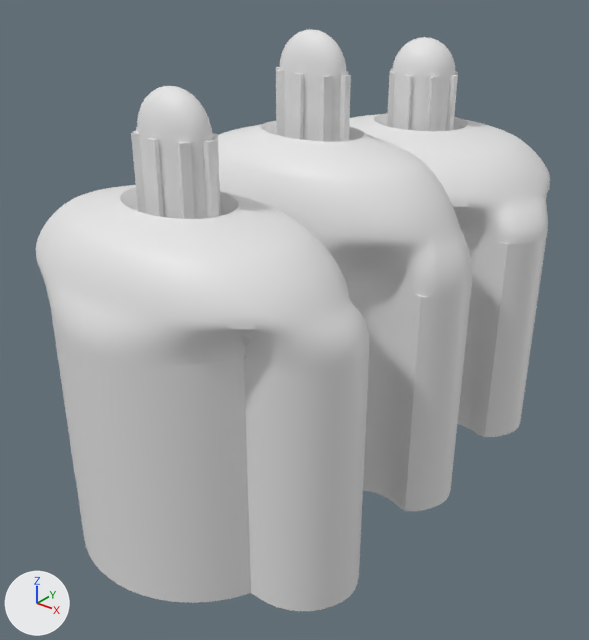
One commit to the glTF model models/grammar/grammar_41.glb: the scene before it, then after it.
Before and after are seen from a camera (50 mm lens) standing at (2.93, -4.06, 3.27) and looking at (-0.06, -0.31, 0.94). Arrows for +X, +Y and +Z are at lower left; the lights stay in place. The older version comes first. Where no turn or scale is listed for an object, it has been applied to the vertices.

Script lines for the objects in view, before the commit:
```python
me_cupola_0 = bpy.data.meshes.new('cupola_0')
me_cupola_0.from_pydata(...)  # 769 vertices, 1534 faces; spans x -0.225..0.225, y -1.457..-1.197, z 2.351..2.576
me_lantern_col = bpy.data.meshes.new('lantern_col')
me_lantern_col.from_pydata(...)  # 192 vertices, 288 faces; spans x -0.25..0.25, y -1.48..1.23, z 1.9..2.51
me_vault_0 = bpy.data.meshes.new('vault_0')
me_vault_0.from_pydata(...)  # 13912 vertices, 27824 faces; spans x -1.09..1.09, y -2.0..-0.69, z 1.45..2.02
ob_cupola_0 = bpy.data.objects.new('cupola_0', me_cupola_0)
ob_cupola_0.location = (0.0, 0.0, 0.0)
ob_lantern_col = bpy.data.objects.new('lantern_col', me_lantern_col)
ob_lantern_col.location = (0.0, 0.0, 0.0)
ob_vault_0 = bpy.data.objects.new('vault_0', me_vault_0)
ob_vault_0.location = (0.0, 0.0, 0.0)
# also in view: 'cupola_1' at (0.0, -0.23, 2.62); 'lantern_1' at (0.0, -0.23, 2.29); 'walls' at (0.0, 0.0, 0.73); 'lantern_0' at (0.0, -1.33, 2.13); 'vault_2' at (0.0, 1.11, 1.73)
```
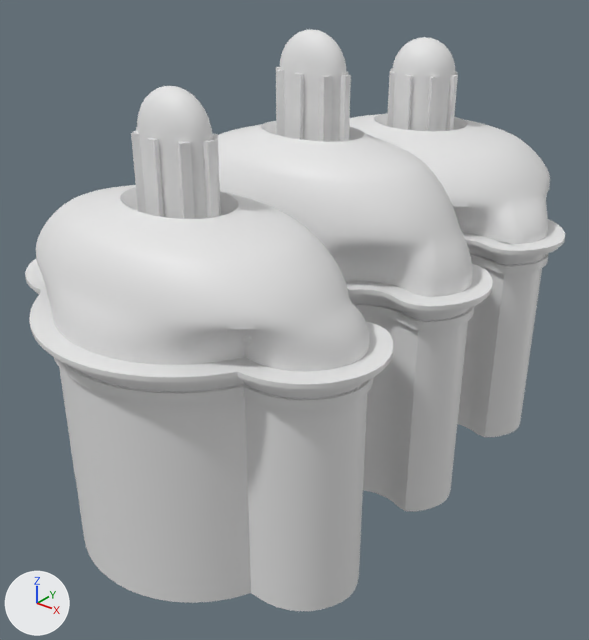
The newer file is also rescaled (x0.946) as a whole; pictures and numbers use the older file's frame.

Patch to the scene script:
```diff
--- a/models/grammar/grammar_41.glb.py
+++ b/models/grammar/grammar_41.glb.py
@@ me_cornice_out @@
+me_cornice_out.from_pydata(...)  # 2880 vertices, 5760 faces; spans x -1.2..1.2, y -2.11..2.11, z 1.26..1.45
@@ ob_cornice_out @@
+ob_cornice_out = bpy.data.objects.new('cornice_out', me_cornice_out)
+ob_cornice_out.location = (0.0, 0.0, 0.0)
```

Boxes (x1, y1, x2, y2) around the edits, measured in the pictures (589 x 640 px):
'cornice_out', added
    after: (25, 219, 565, 410)
